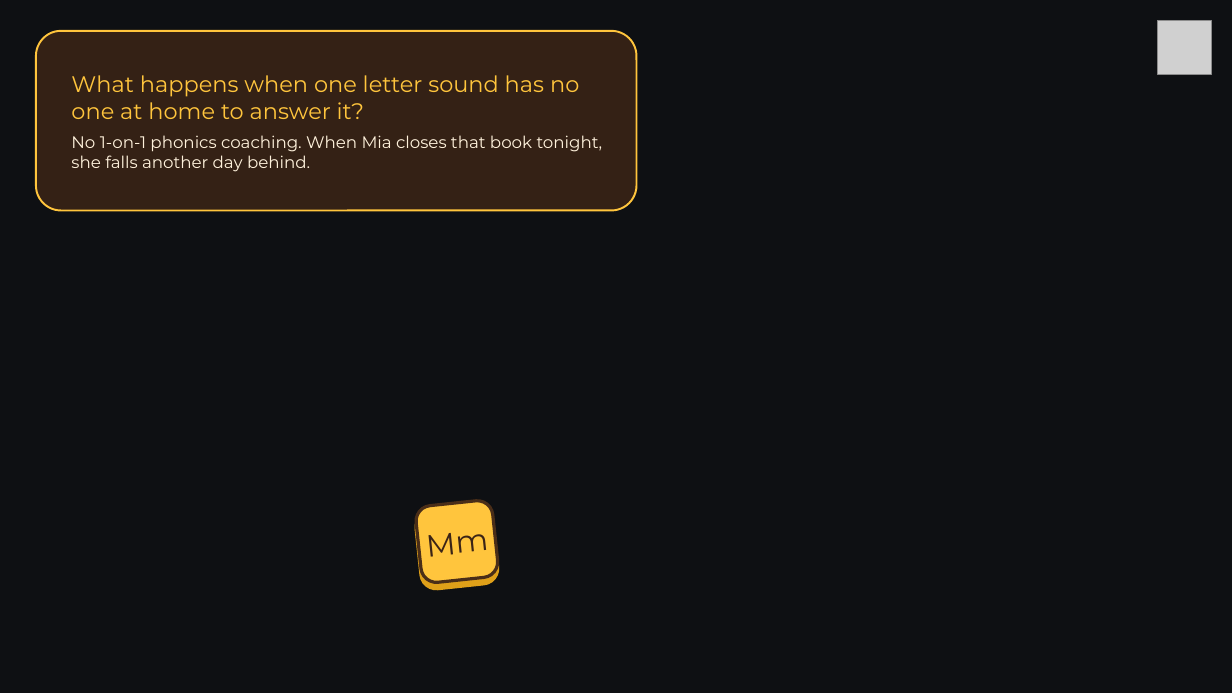
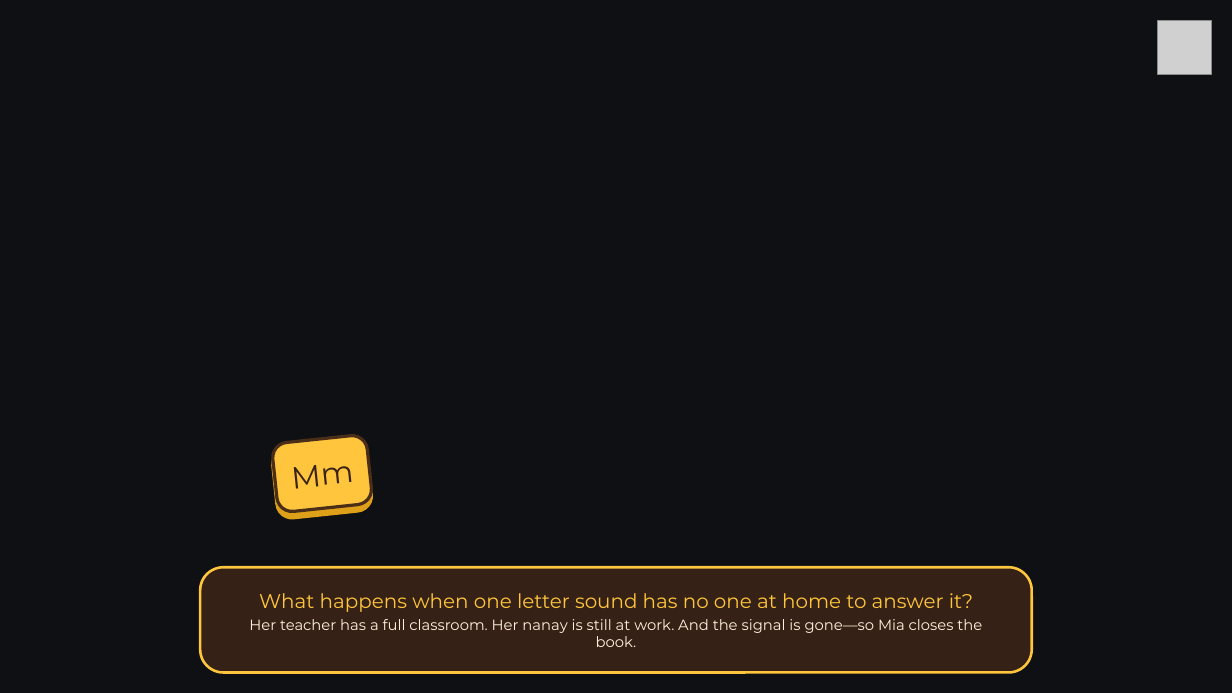
Before and after one commit to zendrix-hub/playIt, a slide deck: slide 2 of docs/tekcon-2026/04_PitchPerfect_2026/G56_PlayIT_PitchPerfect_2026_Deck.pptx. Drawn at 1232x693 pixels with LibreOffice and Linux fonts; fonts in the diff are those of the drawing; grey boxes stand for pictures; background and template pictures are left out. Boxes give left, top, right and bottom in pixels: in the first picture for what was removed or moved away, otherwise in the second. Text is boxed around its words. In the diff, an @@ line names an element or a change of style, - is before the commit and + after.

Commit message:
Use exact 2-minute pitch film storybook scenes and visual tags on Slides 1, 2, 3, and 18

```diff
--- a/docs/tekcon-2026/04_PitchPerfect_2026/G56_PlayIT_PitchPerfect_2026_Deck.pptx
+++ b/docs/tekcon-2026/04_PitchPerfect_2026/G56_PlayIT_PitchPerfect_2026_Deck.pptx
@@ rounded rectangle "Mm": place and size @@
-rounded rectangle "Mm" at box(415, 499, 499, 583)
+rounded rectangle "Mm" at box(271, 434, 373, 513)
@@ rounded rectangle "Mm" at box(271, 434, 373, 513): proportions changed @@
@@ rounded rectangle "What happens when one letter ...": place and size @@
-rounded rectangle "What happens when one letter ..." at box(36, 30, 637, 210)
+rounded rectangle "What happens when one letter ..." at box(201, 567, 1032, 673)
@@ rounded rectangle "What happens when one letter ..." at box(201, 567, 1032, 673): fill #3B2416 at 86% opacity to #3B2416 at 88% opacity; outline #FFC53D 1.5 pt to #FFC53D 2 pt; proportions changed @@
@@ text in rounded rectangle at box(259, 593, 973, 612): size 17.5 to 15.5 pt in "What happens when one letter sound has ..."; alignment left to centre; less space between paragraphs @@
@@ text in rounded rectangle at box(249, 619, 982, 647): text changed; size 13 to 11.5 pt @@
-No 1-on-1 phonics coaching. When Mia closes that book tonight, she falls another day behind.
+Her teacher has a full classroom. Her nanay is still at work. And the signal is gone—so Mia closes the book.
```
Also in this commit, not shown: 1 other slide changed, 1 slide added, 1 slide removed, 16 other files.
